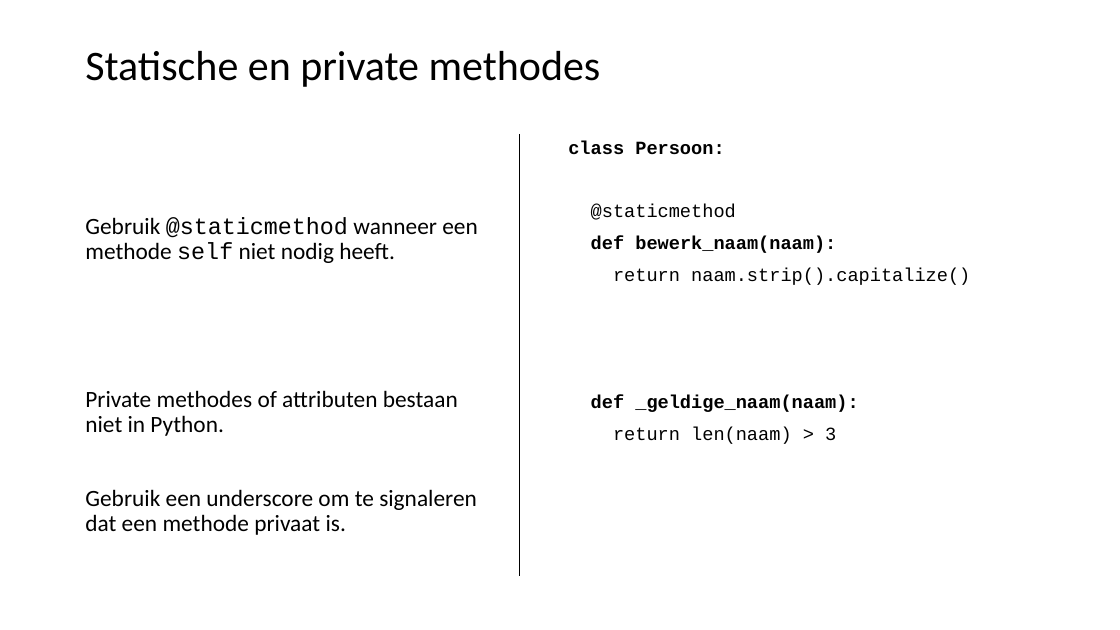
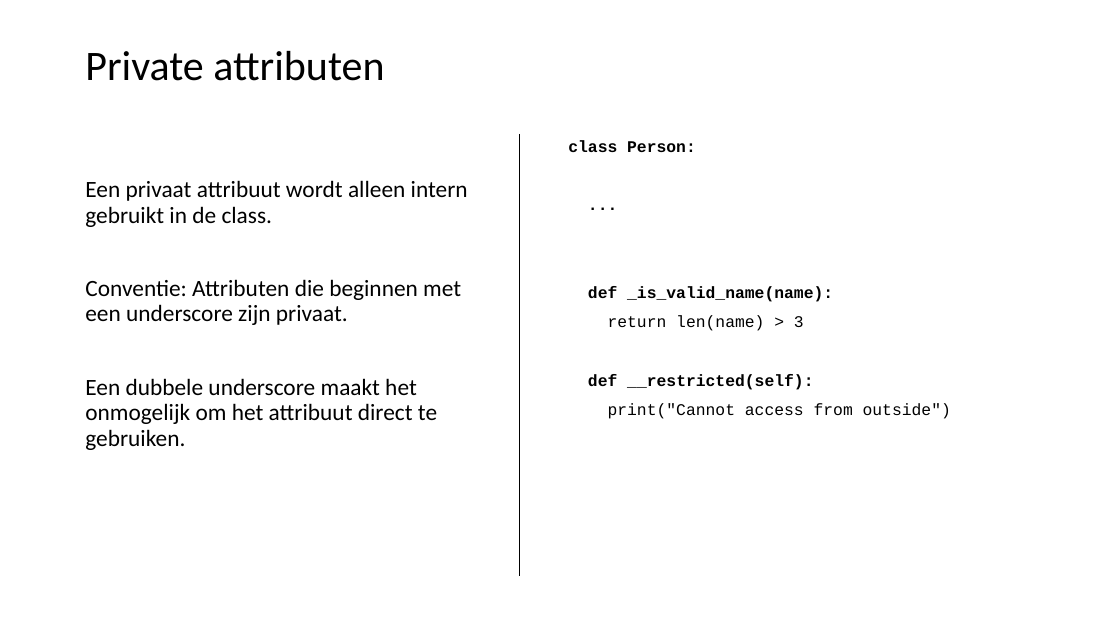
Before and after one commit to LFKoning/knowledge-sharing, a slide deck: slide 48 of python_trainees/1_basics_classes/python_traineeship_1.pptx. Drawn at 1120x630 pixels with LibreOffice and Linux fonts; fonts in the diff are those of the drawing. Boxes give left, top, right and bottom in pixels: in the first picture for what was removed or moved away, otherwise in the second. Text is boxed around its words. In the diff, an @@ line names an element or a change of style, - is before the commit and + after.

Commit message:
Updated Python trainees part 1

```diff
--- a/python_trainees/1_basics_classes/python_traineeship_1.pptx
+++ b/python_trainees/1_basics_classes/python_traineeship_1.pptx
@@ title at [85,51,384,81]: text changed @@
-Statische en private methodes
+Private attributen
@@ text at [568,140,951,419]: text changed; size 16 to 14 pt; bold on @@
-class Persoon:
-@staticmethod
-def bewerk_naam(naam):
-return naam.strip().capitalize()
-def _geldige_naam(naam):
-return len(naam) > 3
+class Person:
+...
+def _is_valid_name(name):
+return len(name) > 3
+def __restricted(self):
+print("Cannot access from outside")
@@ text at [85,180,468,450]: text changed @@
-Gebruik @staticmethod wanneer een methode self niet nodig heeft.
-Private methodes of attributen bestaan niet in Python.
-Gebruik een underscore om te signaleren dat een methode privaat is.
+Een privaat attribuut wordt alleen intern gebruikt in de class.
+Conventie: Attributen die beginnen met een underscore zijn privaat.
+Een dubbele underscore maakt het onmogelijk om het attribuut direct te gebruiken.
```
Also in this commit, not shown: 7 other slides changed, 5 other files.
